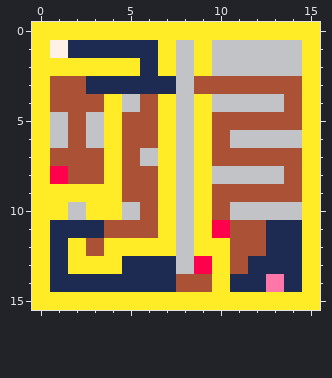
One commit to this pixel-art file: assets/maps/001.ase. Above: the version before the commit.
16x16 pixels, 1 frame.
The result:
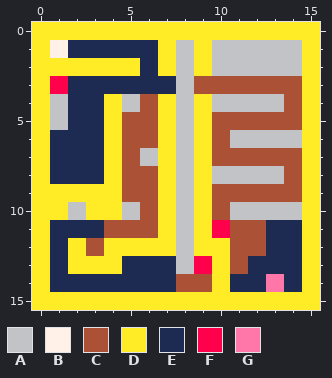
Palette (. is transparent): A #c2c3c7  B #fff1e8  C #ab5236  D #ffec27  E #1d2b53  F #ff004d  G #ff77a8
What changed:
The edit turns colour C into colour A in row 4 at x 1.
The edit turns colour A into colour E in row 5 at x 3; in row 6 at x 1 and 3.
The edit turns colour C into colour E in row 3 at x 2; in row 4 at x 2 to 3; in rows 5 to 6 at x 2; in row 7 at x 1 to 3; in row 8 at x 2 to 3.
The edit turns colour F into colour E in row 8 at x 1.
The edit turns colour C into colour F in row 3 at x 1.
